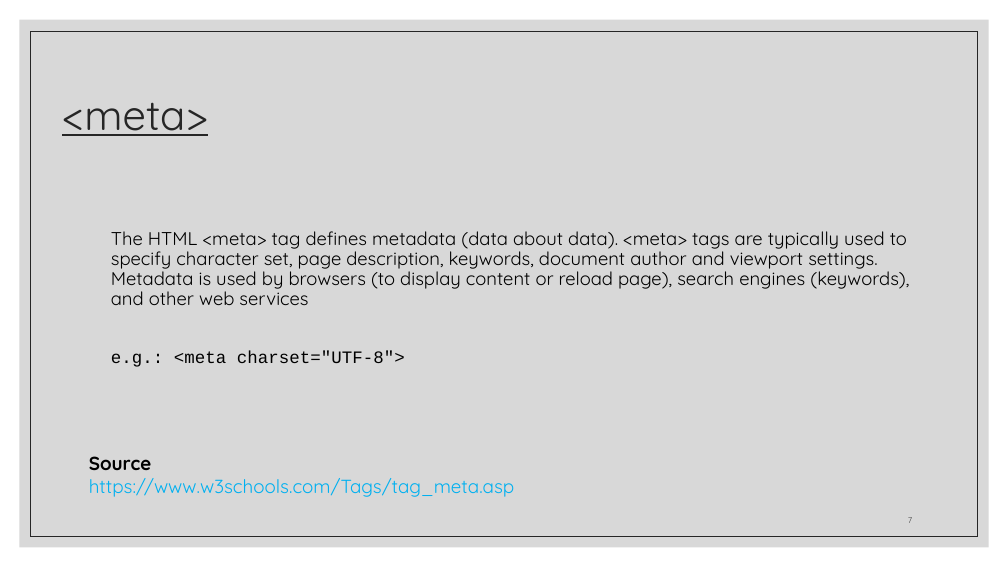
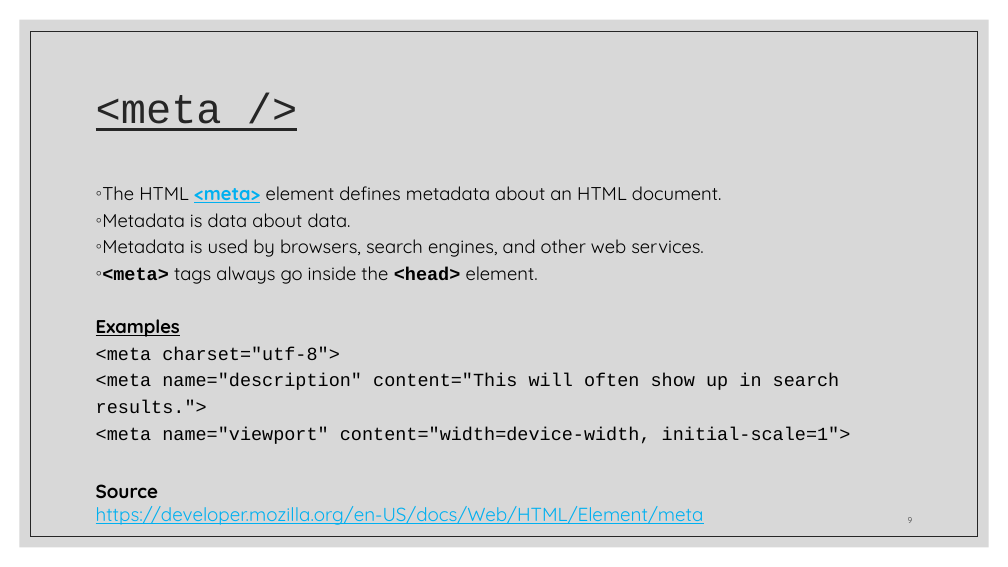
Before and after one commit to zackstotts/base-node-curriculum, a slide deck: slide 9 of unit_00/html_review/Review I - HTML.pptx (slide 7 before the commit). Drawn at 1008x567 pixels with LibreOffice and Linux fonts; fonts in the diff are those of the drawing. Boxes give left, top, right and bottom in pixels: in the first picture for what was removed or moved away, otherwise in the second. Text is boxed around its words. In the diff, an @@ line names an element or a change of style, - is before the commit and + after.

Commit message:
Updating HTML review.

```diff
--- a/unit_00/html_review/Review I - HTML.pptx
+++ b/unit_00/html_review/Review I - HTML.pptx
@@ title at (96, 95, 222, 131): text changed; font Quicksand to Courier New @@
-<meta>
+<meta />
@@ text at (96, 186, 851, 444): text changed @@
-The HTML <meta> tag defines metadata (data about data). <meta> tags are typically used to specify character set, page description, keywords, document author and viewport settings. Metadata is used by browsers (to display content or reload page), search engines (keywords), and other web services
-e.g.: <meta charset="UTF-8">
+◦ The HTML <meta> element defines metadata about an HTML document.
+◦ Metadata is data about data.
+◦ Metadata is used by browsers, search engines, and other web services.
+◦ <meta> tags always go inside the <head> element.
+Examples
+<meta charset="utf-8">
+<meta name="description" content="This will often show up in search results.">
+<meta name="viewport" content="width=device-width, initial-scale=1">
@@ text "Source": place and size @@
-text "Source" at (89, 456, 515, 497)
+text "Source" at (96, 484, 704, 525)
@@ text at (96, 506, 704, 525): text changed @@
-https://www.w3schools.com/Tags/tag_meta.asp
+https://developer.mozilla.org/en-US/docs/Web/HTML/Element/meta
```
Also in this commit, not shown: 19 other slides changed, 7 slides added, 3 slides removed.
